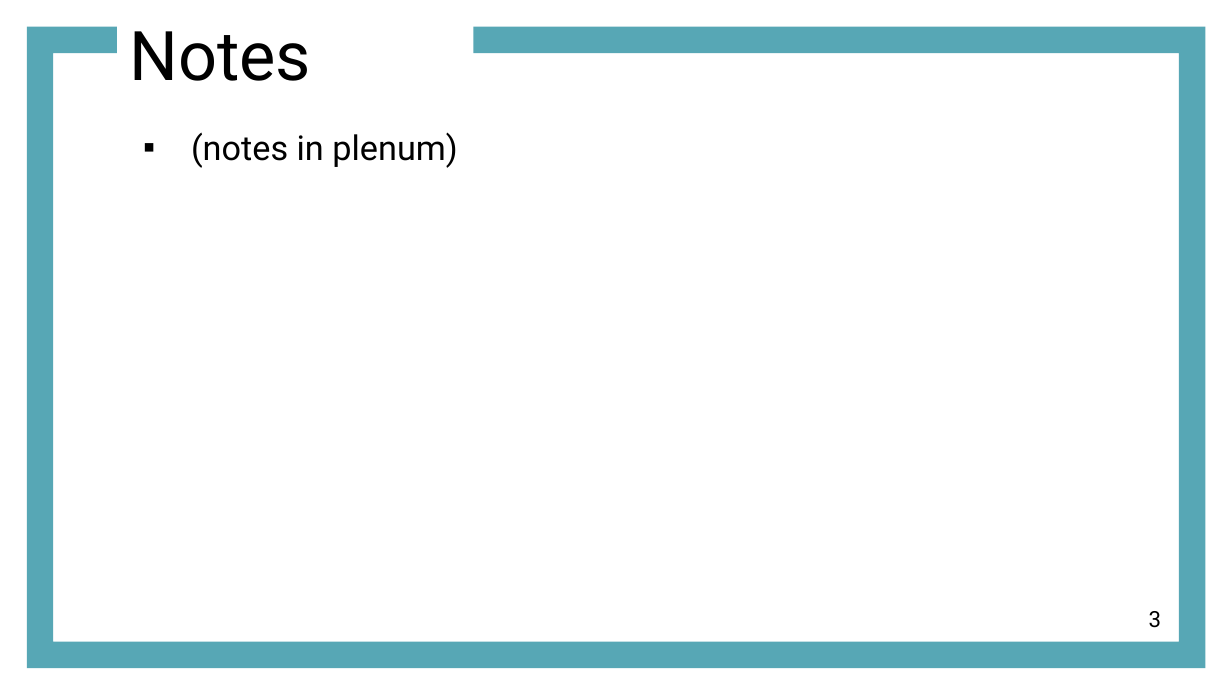
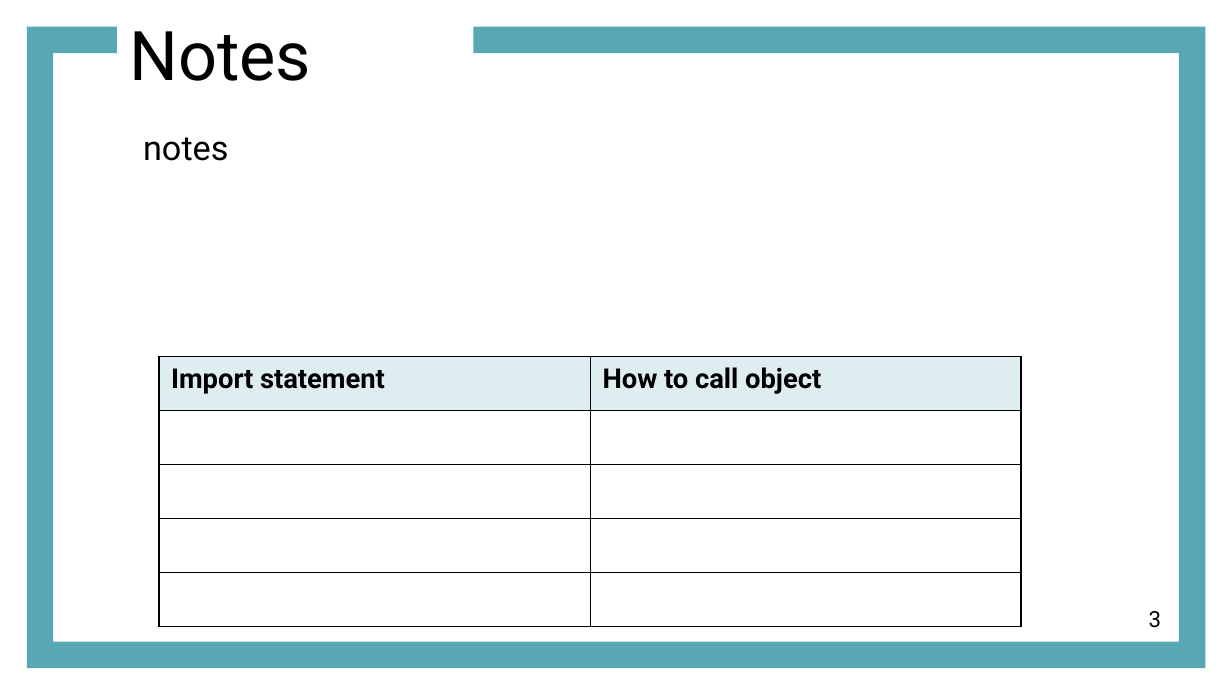
Before and after one commit to otizonaizit/TAM-retreat, a slide deck: slide 3 of ODD/materials/part1_local_imports.pptx. Drawn at 1232x693 pixels with LibreOffice and Linux fonts; fonts in the diff are those of the drawing. Boxes give left, top, right and bottom in pixels: in the first picture for what was removed or moved away, otherwise in the second. Text is boxed around its words. In the diff, an @@ line names an element or a change of style, - is before the commit and + after.

```diff
--- a/ODD/materials/part1_local_imports.pptx
+++ b/ODD/materials/part1_local_imports.pptx
@@ text at (x1=143, y1=137, x2=228, y2=161): text changed @@
-▪ (notes in plenum)
+notes
@@ table added at (x1=159, y1=357, x2=1021, y2=627), 5 rows, 2 columns @@
+Import statement | How to call object
+ | 
+ | 
+ | 
+ | 
```
Also in this commit, not shown: 3 other slides changed, 2 other files.
